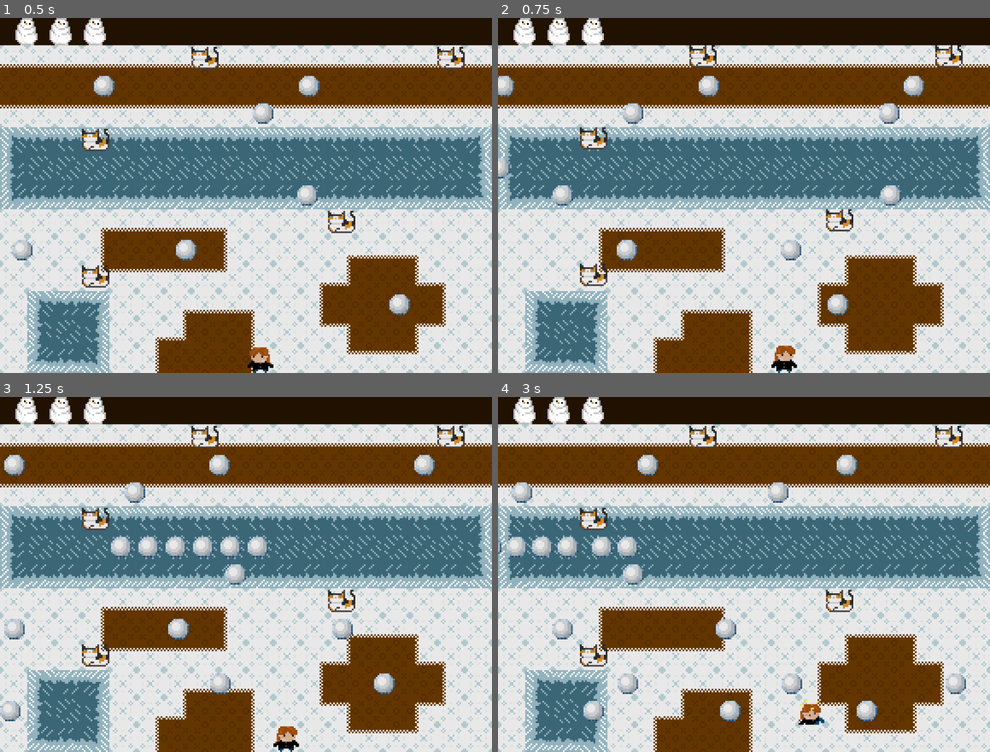
Above: before the commit, frames 1-4 (two rows, left to right).
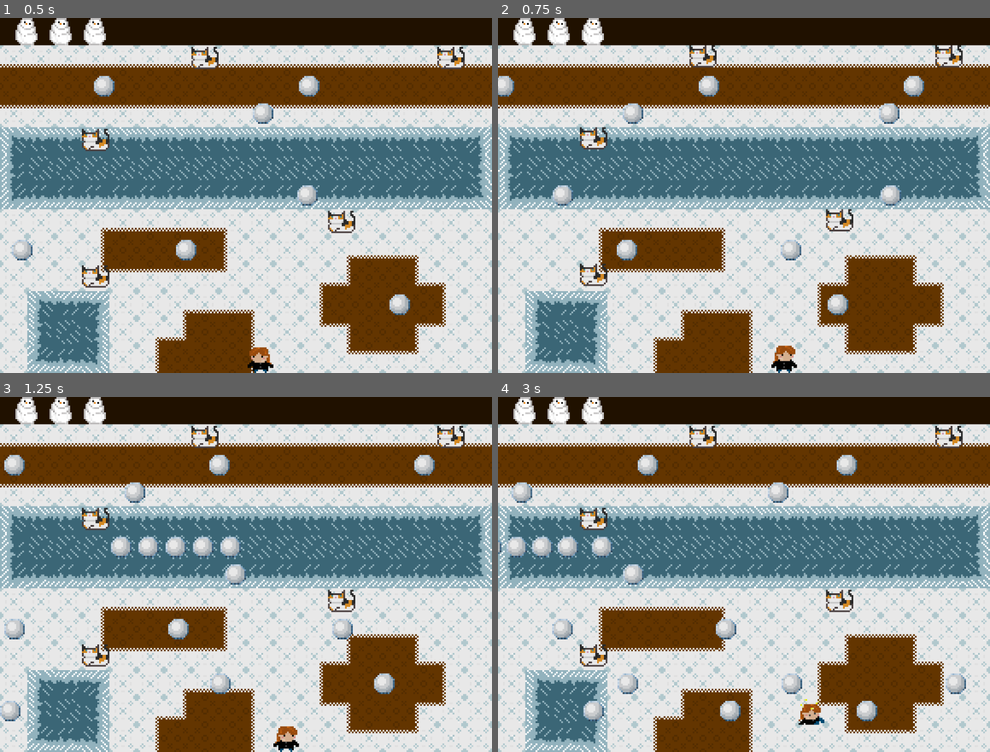
Above: after the commit, the same moments.

Repository: Moortin35/Proyecto-Frogger---Diplo-VJ
Game: Godot game, scene res://src/escenas/main.tscn
The game is run twice, just before and just after one commit, with the same random seed, the same clock (stepped at 60 frames per second) and the same inputs.
Inputs:
- Up to frame 1 (0.5 s): no input
- Up to frame 2 (0.75 s): hold Right (right) from 0.53 s (still down)
- Up to frame 3 (1.25 s): keep holding Right (right)
- Up to frame 4 (3 s): release Right (right) at 1.28 s; hold Down (down) 1.28-2.03 s; hold Right (right) 2.03-2.78 s; hold Up (up) from 2.78 s (still down)

Frame 1 is identical in both runs. In frame 2, less than 0.1% of the frame differs, in the area x 0-3%, y 39-46%; in frame 3, 0.2%; in frame 4, 0.2%, in the area x 24-29%, y 39-46%.

Commit message:
Se hizo corrección y limpieza de assets

Diff:
--- a/proyectofrogger/src/escenas/main.tscn
+++ b/proyectofrogger/src/escenas/main.tscn
@@ -61,7 +61,7 @@
 
 [node name="linea_obstaculo5" parent="spawner_obstaculo" instance=ExtResource("3_glrbf")]
 position = Vector2(0, 88)
-contador_obstaculos = 6
+contador_obstaculos = 5
 distancia_entre_obstaculos = 16
 velocidad = 300
 
--- a/proyectofrogger/src/escenas/mapa.tscn
+++ b/proyectofrogger/src/escenas/mapa.tscn
@@ -1,23 +1,6 @@
-[gd_scene load_steps=8 format=4 uid="uid://bu8dvswt1e6f1"]
+[gd_scene load_steps=4 format=4 uid="uid://bu8dvswt1e6f1"]
 
-[ext_resource type="Texture2D" uid="uid://thrsa8v2s3kx" path="res://_assets/tileset_map.png" id="1_p21c5"]
-[ext_resource type="Texture2D" uid="uid://bwbr8wo3y5ntr" path="res://_assets/tileset_terreno2.png" id="2_kxecg"]
-[ext_resource type="Texture2D" uid="uid://c6veirxhsakd8" path="res://_assets/tiles_nieve_hielo.png" id="2_nulfw"]
-
-[sub_resource type="TileSetAtlasSource" id="TileSetAtlasSource_nulfw"]
-texture = ExtResource("1_p21c5")
-0:0/0 = 0
-1:0/0 = 0
-2:0/0 = 0
-3:0/0 = 0
-0:1/0 = 0
-1:1/0 = 0
-2:1/0 = 0
-3:1/0 = 0
-0:2/0 = 0
-1:2/0 = 0
-2:2/0 = 0
-3:2/0 = 0
+[ext_resource type="Texture2D" uid="uid://bwbr8wo3y5ntr" path="res://_assets/tileset_terreno.png" id="2_kxecg"]
 
 [sub_resource type="TileSetAtlasSource" id="TileSetAtlasSource_nttpt"]
 texture = ExtResource("2_kxecg")
@@ -32,21 +15,7 @@
 3:1/0 = 0
 4:1/0 = 0
 
-[sub_resource type="TileSetAtlasSource" id="TileSetAtlasSource_kxecg"]
-texture = ExtResource("2_nulfw")
-0:0/0 = 0
-1:0/0 = 0
-2:0/0 = 0
-3:0/0 = 0
-4:0/0 = 0
-0:1/0 = 0
-1:1/0 = 0
-2:1/0 = 0
-3:1/0 = 0
-
 [sub_resource type="TileSet" id="TileSet_kxecg"]
-sources/3 = SubResource("TileSetAtlasSource_kxecg")
-sources/0 = SubResource("TileSetAtlasSource_nulfw")
 sources/1 = SubResource("TileSetAtlasSource_nttpt")
 
 [node name="mapa" type="Node2D"]
Binary file removed: proyectofrogger/_assets/heart.png
Not shown, removed: proyectofrogger/_assets/heart.png.import
Binary file removed: proyectofrogger/_assets/hit_cat.png
Not shown, removed: proyectofrogger/_assets/hit_cat.png.import
Binary file removed: proyectofrogger/_assets/idle_cat.png
Not shown, removed: proyectofrogger/_assets/idle_cat.png.import
Binary file removed: proyectofrogger/_assets/moving_cat.png
Not shown, removed: proyectofrogger/_assets/moving_cat.png.import
Binary file removed: proyectofrogger/_assets/tiles_nieve_hielo.png
Binary file removed: proyectofrogger/_assets/tileset_map.png
Not shown, removed: proyectofrogger/_assets/tileset_map.png.import
Renamed: proyectofrogger/_assets/tileset_terreno2.png -> proyectofrogger/_assets/tileset_terreno.png
(and 8 more such lines)
